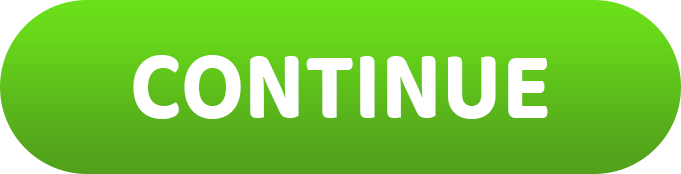
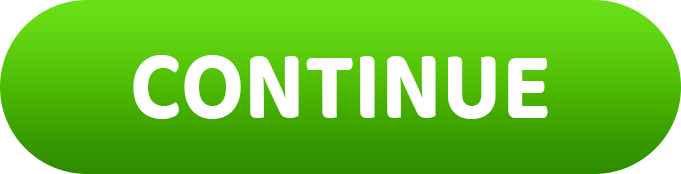
Before/after of a 681 x 174 layered artwork. What changed in the layer stack:
added group "Button_Shape" with 1 layers in group "Button_Green" over (x1=0, y1=0, x2=681, y2=174)
moved "Button_Background" into group "Button_Shape" over (x1=0, y1=0, x2=681, y2=174)
